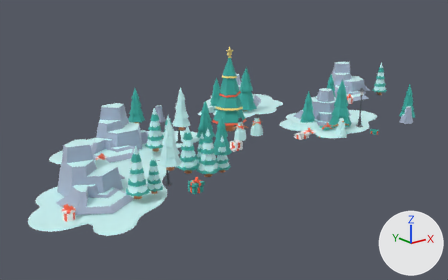
The glTF model 3d/static/models/xmas.glb as it was, and as the next commit left it.
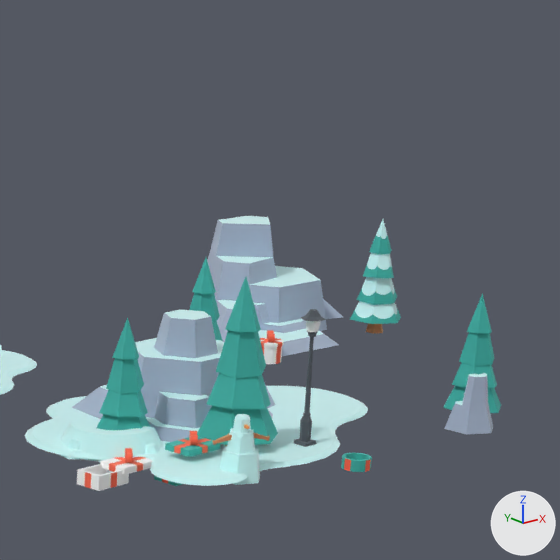
Each version appears first whole from a 50 mm camera at (-15.38, -13.37, 7.18) aimed at (-0.67, 5.02, -0.18), and next in a close-up on the part from 61% to 96% of the width and 0% to 57% of the height. The lights are fixed; the arrows at lower right show +X, +Y and +Z. Where no turn or scale is listed for an object, it has been applied to the vertices.

The older version as bpy lines, for what is in view:
```python
ob_rockformationlarge_002 = bpy.data.objects.new('rockFormationLarge.002', me_mesh_rockformationlarge)
ob_rockformationlarge_002.parent = ob_tmpparent_035
ob_rockformationlarge_002.location = (8.434, 6.422, 0.152)
ob_rockformationlarge_002.rotation_euler = (0.0, 0.0, -2.671)  # degrees (0, 0, -153)
ob_rockformationlarge_002.scale = (3.59, 3.59, 1.54)
ob_rockformationmedium = bpy.data.objects.new('rockFormationMedium', me_mesh_rockformationmedium)
ob_rockformationmedium.parent = ob_tmpparent_036
ob_rockformationmedium.location = (4.11, 4.061, 0.0)
ob_rockformationmedium.scale = (3.41, 3.41, 1.71)
ob_treepinesnowround_008 = bpy.data.objects.new('treePineSnowRound.008', me_mesh_treepinesnowround)
ob_treepinesnowround_008.parent = ob_tmpparent_058
ob_treepinesnowround_008.location = (9.078, 5.071, 0.236)
# also in view: 'treePine.001' at (3.54, 2.72, 1.06); 'snowPatch' at (4.1, 3.66, 0.1); 'treePine' at (2.63, 3.67, 0.8); 'lid.004' at (2.13, 3.09, 0.13); 'lightpost.001' at (4.2, 2.25, 0.92)
```
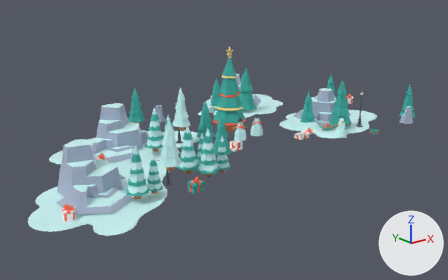
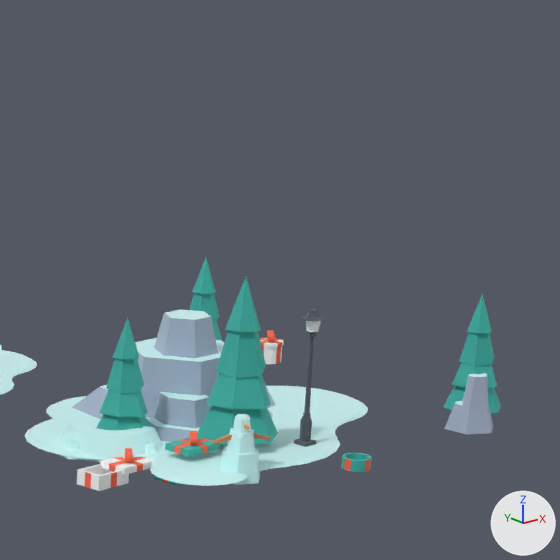
What the commit changed:
Object 'rockFormationLarge.002' (ob_rockformationlarge_002) is deleted.
Object 'treePineSnowRound.008' (ob_treepinesnowround_008) is deleted.

Location of each change, [x1, y1, x2, y2] in pixels of the close-ups (560 x 560 px):
'rockFormationLarge.002', deleted
    before: [207, 216, 343, 356]
'treePineSnowRound.008', deleted (cyan)
    before: [350, 219, 401, 334]
